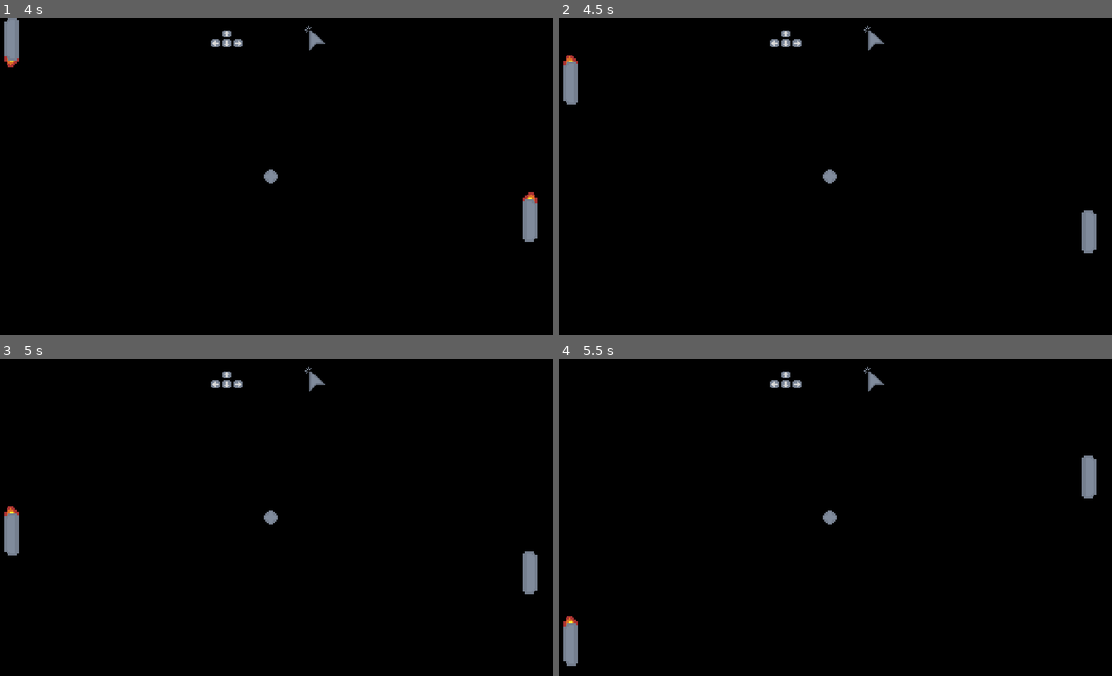
Above: before the commit, frames 1-4 (two rows, left to right).
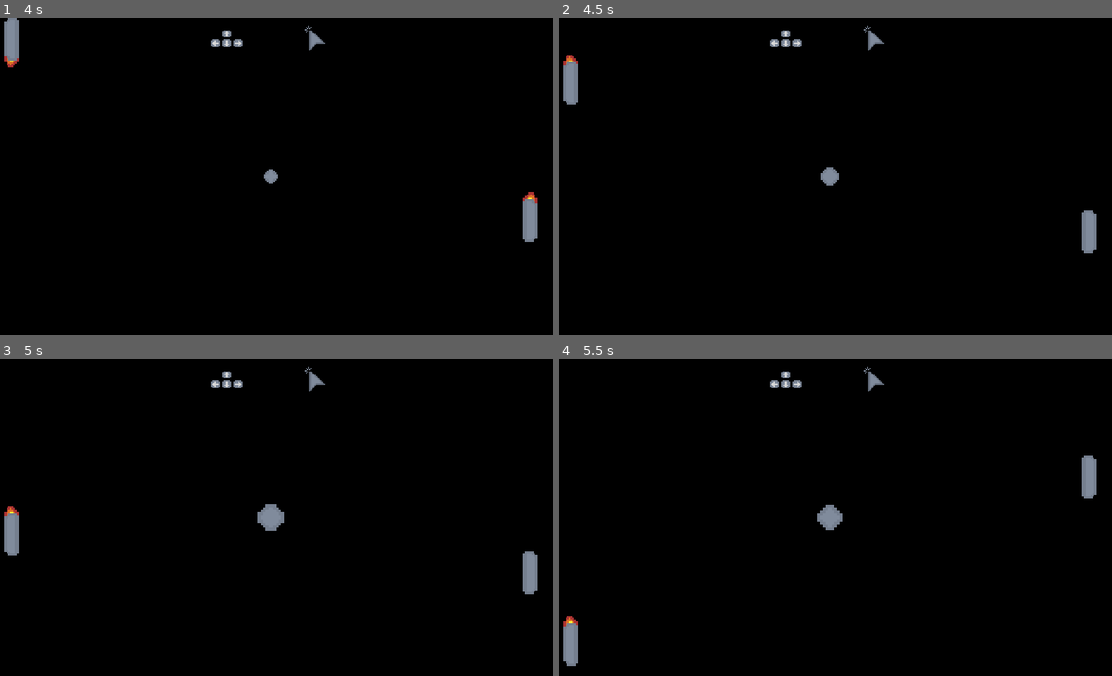
Above: after the commit, the same moments.

Repository: where-fore/pong
Game: Godot game, scene res://scenes/main.tscn
Same seed, same stepped clock (60 frames per second), same inputs: the game is played once before the commit and once after it.
Inputs (mouse positions are in pixels of both pictures, inside the frame that each line leads up to):
- Up to frame 1 (4 s): click "Begin The Pong" at 0.5 s; tap Enter (start_game) at 1.25, 1.35, 2.1, 2.85, 3.6 s; move the mouse to (392, 160) at 1.27 s; hold E (move_up) 1.28-2.03 s; move the mouse to (160, 192) at 2.02 s; hold S (move_down) 2.03-2.78 s; move the mouse to (326, 106) at 2.77 s; hold E (move_up) from 2.78 s (still down); move the mouse to (243, 239) at 3.52 s
- Up to frame 2 (4.5 s): move the mouse to (1001, 224) at 4.27 s; release E (move_up) at 4.28 s; hold S (move_down) from 4.28 s (still down); tap Enter (start_game) at 4.35 s
- Up to frame 3 (5 s): keep holding S (move_down)
- Up to frame 4 (5.5 s): keep holding S (move_down); move the mouse to (658, 469) at 5.02 s; tap Enter (start_game) at 5.1 s

Frame 1 is identical in both runs. In frame 2, less than 0.1% of the frame differs, in the area x 47-51%, y 47-53%; in frame 3, 0.2%, in the area x 46-52%, y 45-55%; in frame 4, 0.2%.

Commit message:
ball pizaaz

Diff:
--- a/project/scenes/ball.tscn
+++ b/project/scenes/ball.tscn
@@ -12,7 +12,6 @@
 metadata/_edit_group_ = true
 
 [node name="Sprite2D" type="Sprite2D" parent="."]
-position = Vector2(3, 3)
 scale = Vector2(3, 3)
 texture = ExtResource("1_x8fbi")
 
--- a/project/scripts/ball.gd
+++ b/project/scripts/ball.gd
@@ -6,6 +6,9 @@
 #base ball settings
 var ball_speed = 600
 var random_starting_direction_tilt = 0.3 # how far from horizontal to start the ball moving
+var rotational_speed_factor = 0.005
+var ball_spawn_shoot_delay = 2.2
+var ball_pulse_growth_factor = 2
 
 #acceleration on paddle bounce
 var acceleration_factor = 1.08 #to give the game a ramping time limit
@@ -24,9 +27,16 @@
 func _ready() -> void:
 	add_to_group("Ball")
 
-	#shoot ball, in a bit of a random direction after a delay
-	var ball_spawn_shoot_delay = 2
-	await get_tree().create_timer(ball_spawn_shoot_delay).timeout
+	#pulsate a bit for fun
+	var base_scale = $Sprite2D.scale
+
+	var tween = create_tween()
+	tween.set_trans(Tween.TRANS_EXPO)
+	tween.set_ease(Tween.EASE_IN)
+	tween.tween_property($Sprite2D, "scale", base_scale*ball_pulse_growth_factor, ball_spawn_shoot_delay/2)
+	tween.tween_property($Sprite2D, "scale", base_scale, ball_spawn_shoot_delay/2)
+	await tween.finished
+	#okay shoot the ball now
 
 	var up_or_down = randi_range(0,1)
 	if up_or_down == 0: up_or_down = -1
@@ -41,6 +51,7 @@
 # Called every frame. 'delta' is the elapsed time since the previous frame.
 func _process(delta: float) -> void:
 	position += velocity * delta
+	rotation_degrees += rotational_speed_factor*velocity.x
 
 
 func _on_area_entered(area: Area2D) -> void:
Binary file changed: project/sprites/ball.png
Not shown, changed: to do.txt
